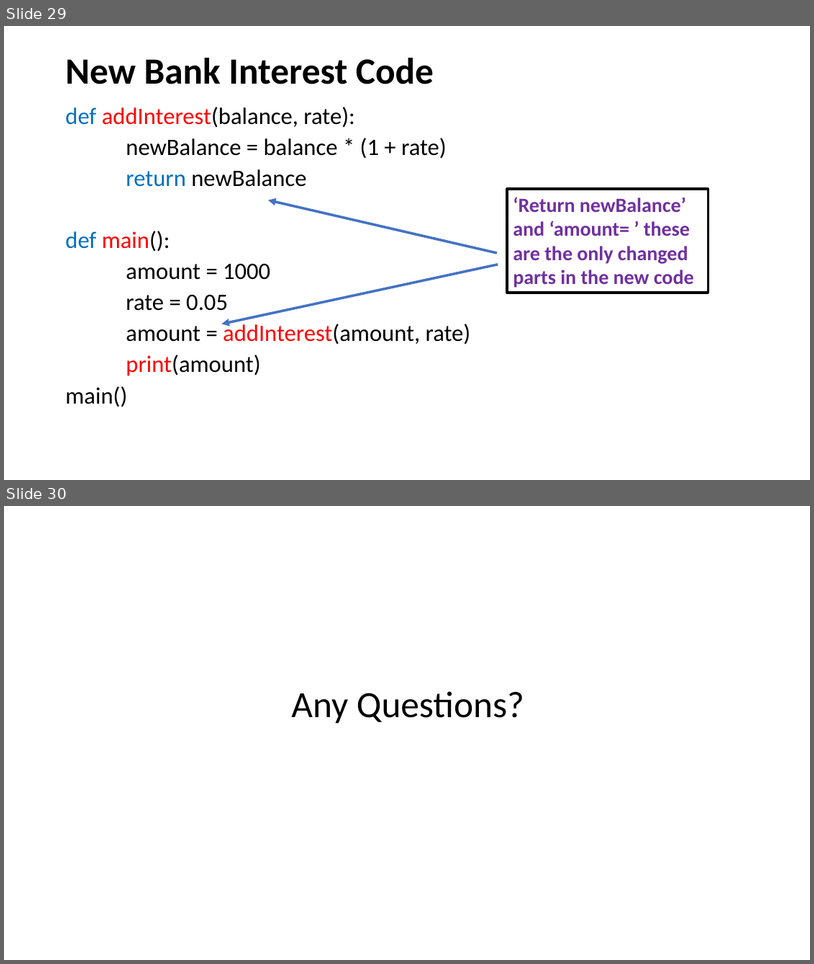
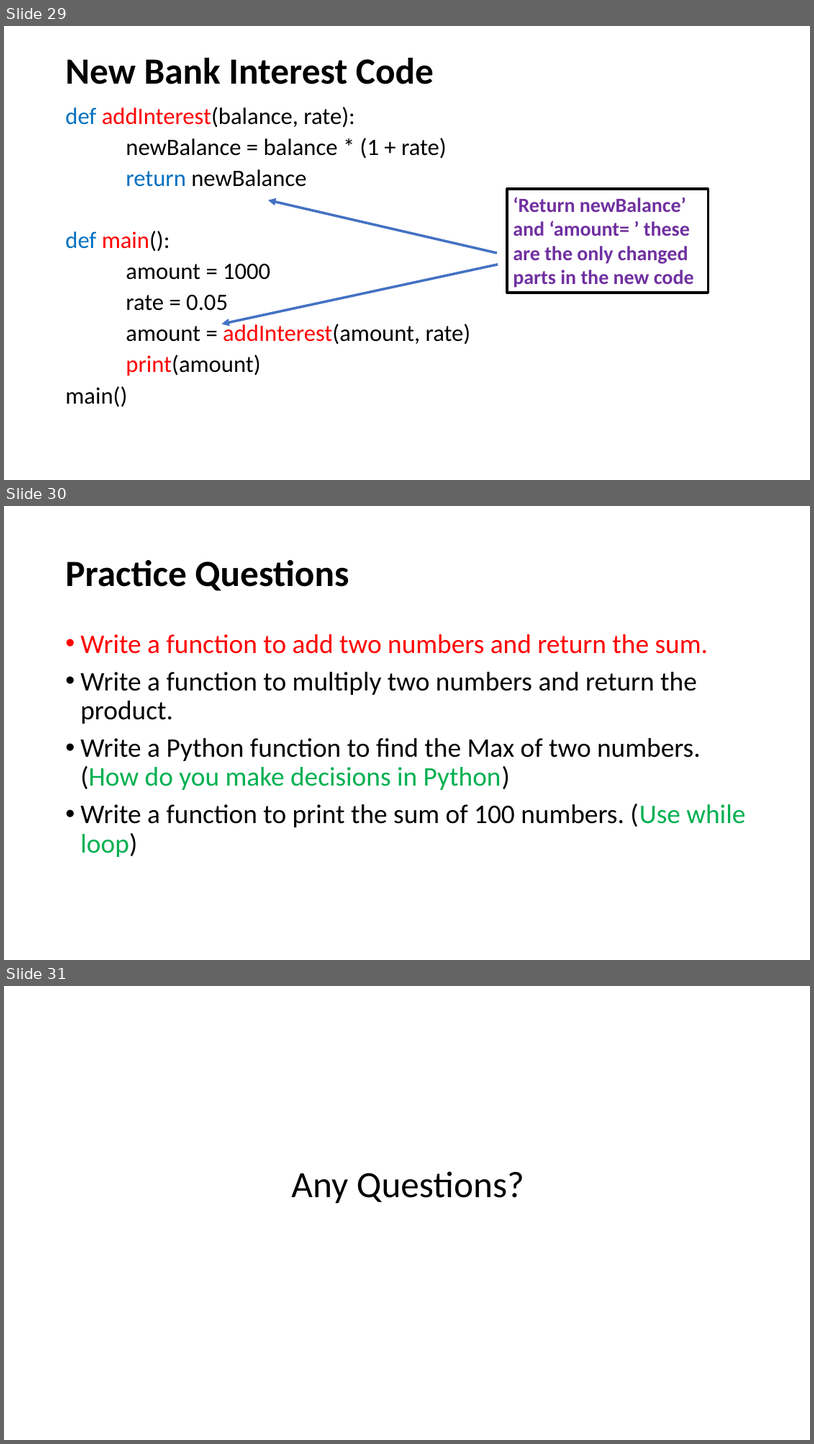
Before and after one commit to HKohin/Python-for-Upward-Bound-Program, a slide deck: PYTHON_11_Functions Part 2.pptx. Shown one above the other, each under a label of ours: slides 29 and 30 before the commit, slides 29, 30 and 31 after it. The pictures are 814x964 and 814x1444 pixels, drawn with LibreOffice and Linux fonts; fonts in the diff are those of the drawing. Boxes give left, top, right and bottom in pixels: in the first picture for what was removed or moved away, otherwise in the second. Text is boxed around its words. In the diff, an @@ line names an element or a change of style, - is before the commit and + after.

```diff
--- a/PYTHON_11_Functions Part 2.pptx
+++ b/PYTHON_11_Functions Part 2.pptx
@@ slide 30 added at box(4, 506, 810, 960), background #FFFFFF @@
@@ title added at box(65, 560, 349, 591), 44 pt, text #000000, bold @@
+Practice Questions
@@ text added at box(80, 634, 746, 857), 32 pt, text #000000 @@
+• Write a function to add two numbers and return the sum.
+• Write a function to multiply two numbers and return the product.
+• Write a Python function to find the Max of two numbers. (How do you make decisions in Python)
+• Write a function to print the sum of 100 numbers. (Use while loop)
@@ what was slide 30 is now slide 31 @@
```
Also in this commit, not shown: 1 slide changed.
